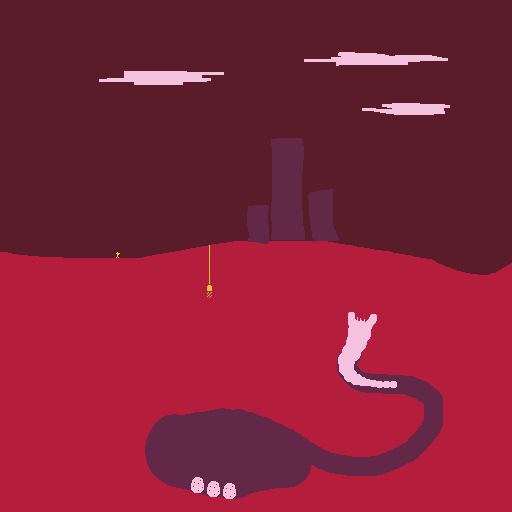
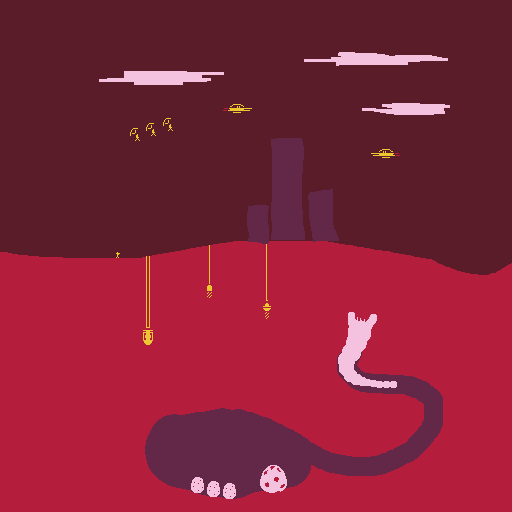
Comparing the layer stacks of the two 512 x 512 images. Changes:
painted on "Background" over <box>130,104,400,493</box>
